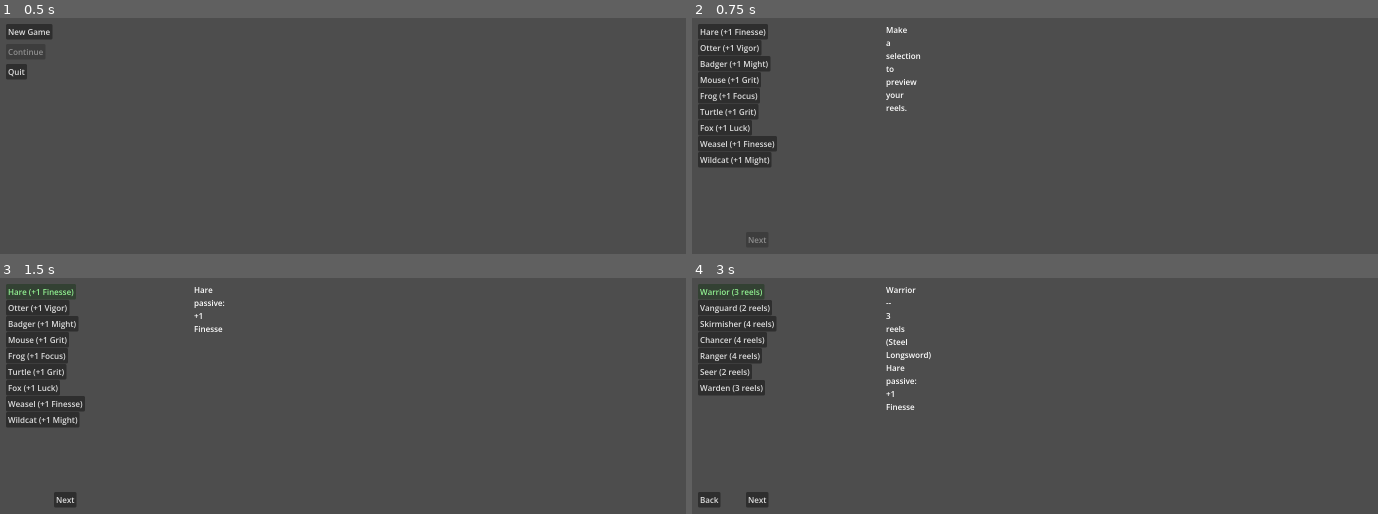
Above: before the commit, frames 1-4 (two rows, left to right).
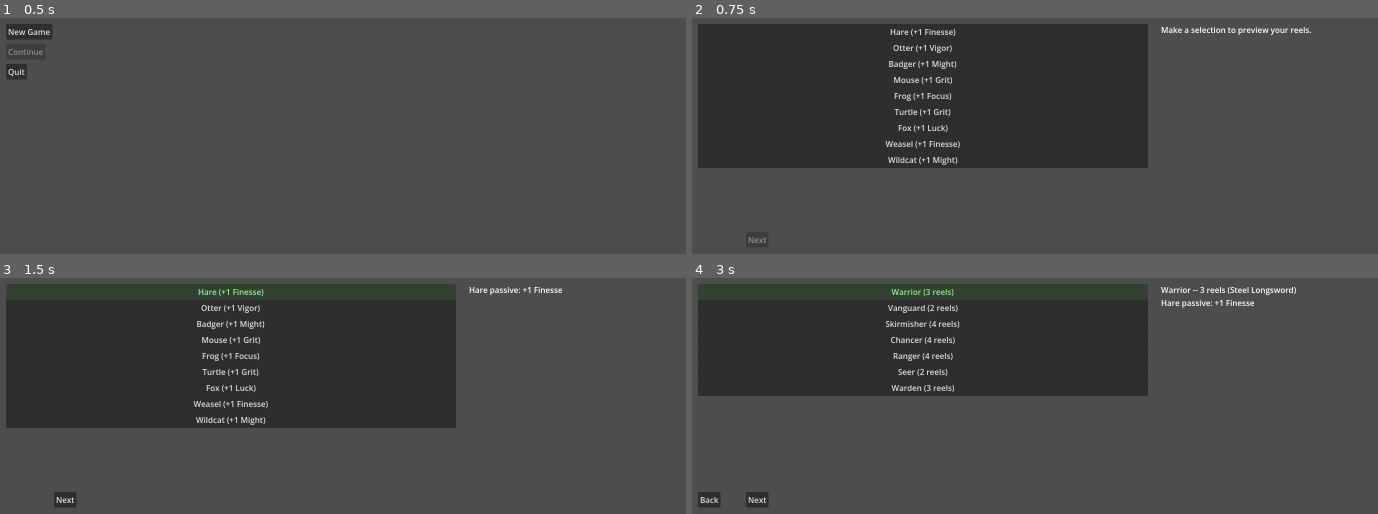
Above: after the commit, the same moments.

Repository: djkipyaboy/bunnies
Game: Godot game, scene res://world/start_menu.tscn
The game is run twice, just before and just after one commit, with the same random seed, the same clock (stepped at 60 frames per second) and the same inputs.
Inputs:
- Up to frame 1 (0.5 s): no input
- Up to frame 2 (0.75 s): click "New Game" at 0.5 s
- Up to frame 3 (1.5 s): click "Hare (+1 Finesse)" at 1.25 s
- Up to frame 4 (3 s): click "Next" at 2 s; click "Warrior (3 reels)" at 2.75 s

Frame 1 is identical in both runs. In frame 2, 35% of the frame differs, in the area x 1-91%, y 2-64%; in frame 3, 35%; in frame 4, 28%.

Commit message:
fix(character-creation): playtest round 1 fixes - layout widths, reel preview wrap, PC collision push
Human playtest of the new start-menu -> character-creation -> town_demo
path found: cramped single-line-only buttons on the Species/Class/
Background steps (no explicit width), a name field clipped to its
placeholder text, the reel preview panel overlapping the widened steps,
its own Label word-wrapping mid-word ("War"/"Hammer") for the same
missing-width reason, and Villager collision still pushing the PC
around while a menu was open (move_and_slide() ran every physics frame
even when paused, only the requested velocity was zeroed).

Also commits a missed .gd.uid sidecar for test_main_scene_is_start_menu.gd
from the prior start-menu merge.

Diff:
--- a/world/character_creation/background_step.gd
+++ b/world/character_creation/background_step.gd
@@ -5,6 +5,11 @@
 ## One button per BackgroundLibrary entry; placeholder visuals; built in _init() like SpeciesStep.
 
 const BUTTON_H: float = 32.0
+
+## Playtest-found fix (2026-08-13): with no explicit width, each button sized itself tightly
+## around its own text -- cramped and unreadable. The screen is 1600px wide with room to spare, so
+## give every option a real, generous width instead of letting it wrap/clip.
+const BUTTON_W: float = 900.0
 
 signal selected(id: StringName)
 
@@ -17,6 +22,7 @@
 		var background: Background = BackgroundLibrary.make(id)
 		var btn: Button = Button.new()
 		btn.text = "%s -- %s" % [background.background_name, background.flavor_text]
+		btn.custom_minimum_size = Vector2(BUTTON_W, BUTTON_H)
 		btn.position = Vector2(0.0, y)
 		btn.pressed.connect(_on_pressed.bind(id))
 		add_child(btn)
--- a/world/character_creation/class_step.gd
+++ b/world/character_creation/class_step.gd
@@ -7,6 +7,11 @@
 ## One button per ClassLibrary entry; placeholder visuals; built in _init() like SpeciesStep.
 
 const BUTTON_H: float = 32.0
+
+## Playtest-found fix (2026-08-13): with no explicit width, each button sized itself tightly
+## around its own text -- cramped and unreadable. The screen is 1600px wide with room to spare, so
+## give every option a real, generous width instead of letting it wrap/clip.
+const BUTTON_W: float = 900.0
 
 signal selected(id: StringName)
 
@@ -19,6 +24,7 @@
 		var character_class: CharacterClass = ClassLibrary.make(id)
 		var btn: Button = Button.new()
 		btn.text = "%s (%d reels)" % [String(id).capitalize(), character_class.reel_count]
+		btn.custom_minimum_size = Vector2(BUTTON_W, BUTTON_H)
 		btn.position = Vector2(0.0, y)
 		btn.pressed.connect(_on_pressed.bind(id))
 		add_child(btn)
--- a/world/character_creation/name_step.gd
+++ b/world/character_creation/name_step.gd
@@ -16,6 +16,9 @@
 func _init() -> void:
 	_line_edit = LineEdit.new()
 	_line_edit.placeholder_text = "Enter your name"
+	# Playtest-found fix (2026-08-13): with no explicit width, this defaulted to a tiny box that
+	# clipped even the placeholder text ("Enter y...").
+	_line_edit.custom_minimum_size = Vector2(400.0, 32.0)
 	_line_edit.text_changed.connect(_on_text_changed)
 	add_child(_line_edit)
 
--- a/world/character_creation/reel_preview_panel.gd
+++ b/world/character_creation/reel_preview_panel.gd
@@ -12,6 +12,10 @@
 func _init() -> void:
 	_label = Label.new()
 	_label.autowrap_mode = TextServer.AUTOWRAP_WORD
+	# Playtest-found fix (2026-08-13): with no explicit width, a word-wrapping Label shrinks its own
+	# minimum size down to fit around individual words -- "War Hammer" wrapped mid-word into two
+	# lines even though the panel itself had plenty of room. Match the panel's own width instead.
+	_label.custom_minimum_size = Vector2(580.0, 400.0)
 	add_child(_label)
 
 func refresh(draft: CharacterCreationDraft) -> void:
--- a/world/character_creation/species_step.gd
+++ b/world/character_creation/species_step.gd
@@ -8,6 +8,11 @@
 ## project's InventoryMenuPanel/ProfessionsMenuPanel/TalentMenuPanel convention.
 
 const BUTTON_H: float = 32.0
+
+## Playtest-found fix (2026-08-13): with no explicit width, each button sized itself tightly
+## around its own text -- cramped and unreadable. The screen is 1600px wide with room to spare, so
+## give every option a real, generous width instead of letting it wrap/clip.
+const BUTTON_W: float = 900.0
 
 signal selected(id: StringName)
 
@@ -20,6 +25,7 @@
 		var heritage: Heritage = HeritageLibrary.make(id)
 		var btn: Button = Button.new()
 		btn.text = "%s (%s)" % [heritage.species_name, heritage.passive_description]
+		btn.custom_minimum_size = Vector2(BUTTON_W, BUTTON_H)
 		btn.position = Vector2(0.0, y)
 		btn.pressed.connect(_on_pressed.bind(id))
 		add_child(btn)
--- a/world/character_creation_screen.gd
+++ b/world/character_creation_screen.gd
@@ -50,8 +50,11 @@
 	add_child(_name_step)
 
 	_reel_preview = ReelPreviewPanel.new()
-	_reel_preview.position = Vector2(400, 24)
-	_reel_preview.custom_minimum_size = Vector2(300, 400)
+	# Playtest-found fix (2026-08-13): the picker steps' buttons were widened to 900px (see
+	# SpeciesStep/ClassStep/BackgroundStep) -- the preview has to sit clear of that, not at the old
+	# x=400 which overlapped them.
+	_reel_preview.position = Vector2(950, 24)
+	_reel_preview.custom_minimum_size = Vector2(600, 400)
 	add_child(_reel_preview)
 
 	_back_button = Button.new()
--- a/world/pc_controller.gd
+++ b/world/pc_controller.gd
@@ -61,6 +61,12 @@
 	return _movement_paused
 
 func _physics_process(_delta: float) -> void:
+	if _movement_paused:
+		# Skip move_and_slide() entirely while paused, not just zero the requested velocity --
+		# move_and_slide()'s own overlap depenetration was still shoving the PC whenever a
+		# Villager walked into it with a menu open (playtest-found bug, 2026-08-13).
+		velocity = Vector2.ZERO
+		return
 	var input_vector := Vector2(
 		Input.get_action_strength("move_right") - Input.get_action_strength("move_left"),
 		Input.get_action_strength("move_down") - Input.get_action_strength("move_up")
Not shown, added: tests/test_main_scene_is_start_menu.gd.uid
